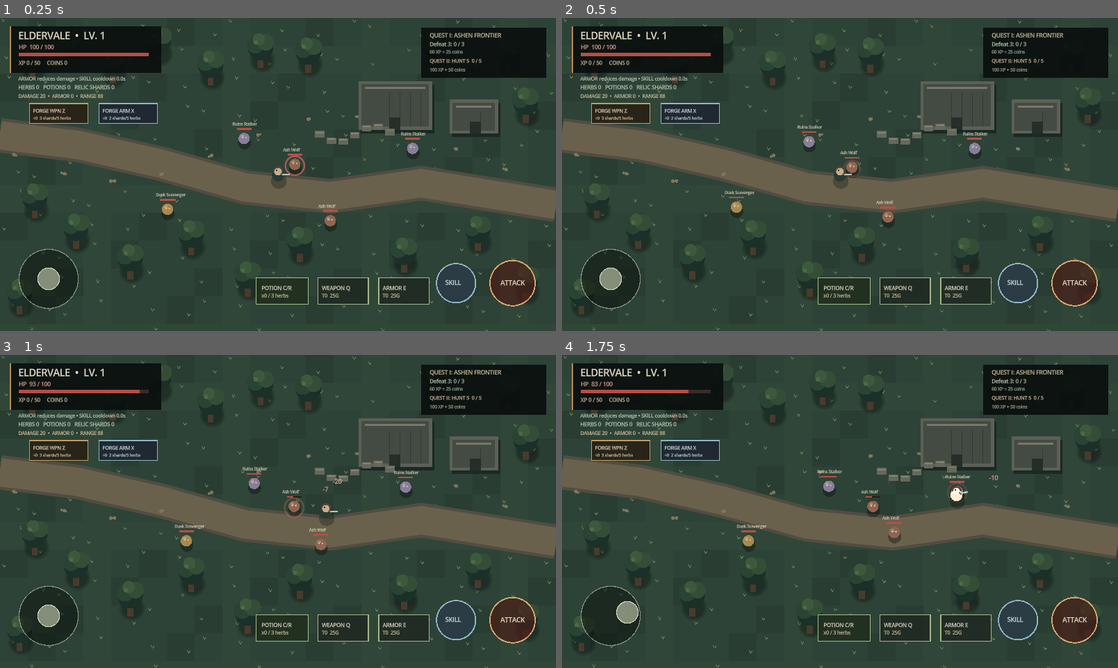
Above: before the commit, frames 1-4 (two rows, left to right).
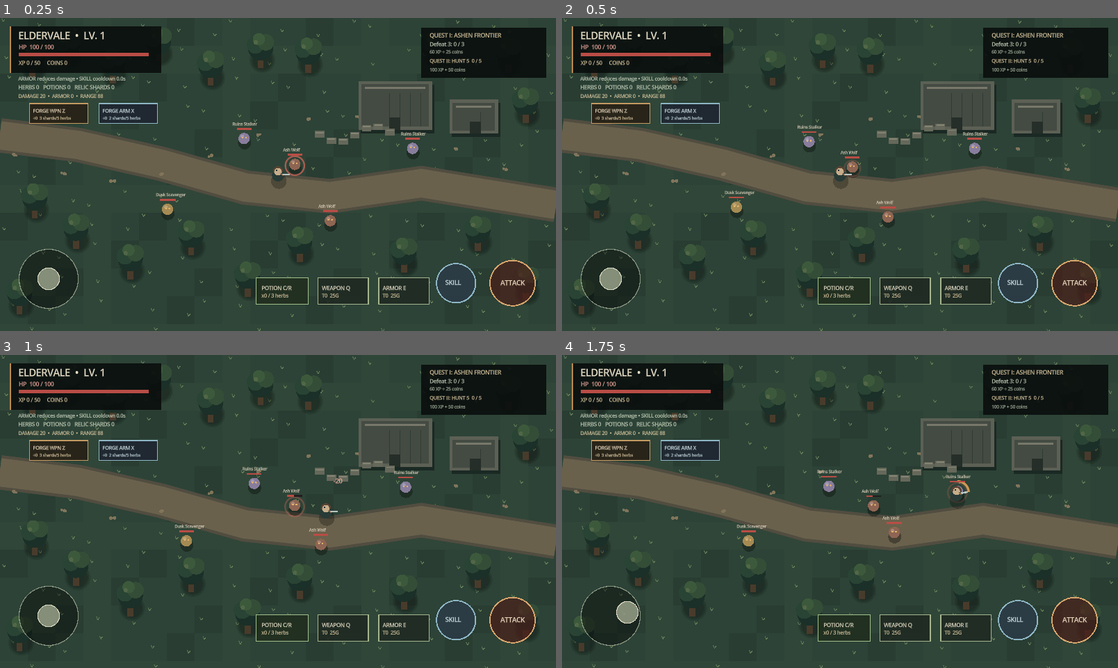
Above: after the commit, the same moments.

Repository: filesgloom-png/ELDERVALE
Game: Godot game, scene res://scenes/main.tscn
Same seed, same stepped clock (60 frames per second), same inputs: the game is played once before the commit and once after it.
Inputs (mouse positions are in pixels of both pictures, inside the frame that each line leads up to):
- Up to frame 1 (0.25 s): no input
- Up to frame 2 (0.5 s): no input
- Up to frame 3 (1 s): tap Enter (ui_accept) at 0.5, 0.77 s; move the mouse to (400, 495) at 0.52 s; hold Right (ui_right) from 0.53 s (still down); tap Q at 0.6 s; click (400, 495) at 0.67 s
- Up to frame 4 (1.75 s): release Right (ui_right) at 1.25 s; drag from (728, 527) to (812, 574) at 1.27 s

Frame 1 is identical in both runs. In frame 2, less than 0.1% of the frame differs, in the area x 50-54%, y 42-52%; in frame 3, 0.2%; in frame 4, 0.3%, in the area x 5-79%, y 8-52%.

Commit message:
feat: add enemy attack wind-up telegraphs

Diff:
--- a/scripts/main.gd
+++ b/scripts/main.gd
@@ -161,18 +161,30 @@
 		else:
 			mob.erase("hit_flash")
 		var to_player := player_position - mob_pos
-		if to_player.length() < 310.0 and to_player.length() > 30.0:
+		var local_attack_cooldown := maxf(float(mob.get("attack_cooldown", 0.0)) - delta, 0.0)
+		mob["attack_cooldown"] = local_attack_cooldown
+		var attack_windup := float(mob.get("attack_windup", 0.0))
+		if to_player.length() < 310.0 and to_player.length() > 34.0:
 			mob_pos += to_player.normalized() * float(mob["speed"]) * delta
 			mob["pos"] = mob_pos
-		elif to_player.length() <= 34.0 and mob_attack_cooldown <= 0.0:
-			var incoming_damage := maxi(1, int(mob["damage"]) - armor_tier * 2 - armor_enchant * 2)
-			player_hp -= incoming_damage
-			player_hit_flash = 0.22
-			_add_floating_message("-%d" % incoming_damage, player_position + Vector2(0, -35), Color("#f28f82"))
-			mob_attack_cooldown = 1.0
-			if player_hp <= 0:
-				player_hp = player_max_hp
-				player_position = WORLD_SIZE * 0.5
+			mob["attack_windup"] = 0.0
+		elif to_player.length() <= 34.0:
+			if attack_windup > 0.0:
+				attack_windup = maxf(attack_windup - delta, 0.0)
+				mob["attack_windup"] = attack_windup
+				if attack_windup <= 0.0:
+					var incoming_damage := maxi(1, int(mob["damage"]) - armor_tier * 2 - armor_enchant * 2)
+					player_hp -= incoming_damage
+					player_hit_flash = 0.22
+					_add_floating_message("-%d" % incoming_damage, player_position + Vector2(0, -35), Color("#f28f82"))
+					mob["attack_cooldown"] = 0.85
+					if player_hp <= 0:
+						player_hp = player_max_hp
+						player_position = WORLD_SIZE * 0.5
+			elif local_attack_cooldown <= 0.0:
+				mob["attack_windup"] = 0.42
+		else:
+			mob["attack_windup"] = 0.0
 		mob["pos"] = mob_pos
 
 func _try_attack() -> void:
@@ -538,6 +550,12 @@
 			var warning_color := Color("#e36b5d")
 			warning_color.a = 0.48 + 0.28 * sin(elapsed * 10.0)
 			draw_arc(mob_pos + Vector2(0, 3), 20.0 + 2.0 * sin(elapsed * 8.0), 0.0, TAU, 28, warning_color, 2.5, true)
+		var attack_windup := float(mob.get("attack_windup", 0.0))
+		if attack_windup > 0.0:
+			var windup_progress := 1.0 - clampf(attack_windup / 0.42, 0.0, 1.0)
+			var telegraph_color := Color("#ffb45c")
+			telegraph_color.a = 0.75 + 0.25 * sin(elapsed * 18.0)
+			draw_arc(mob_pos + Vector2(0, 3), 26.0, -PI * 0.5, -PI * 0.5 + TAU * windup_progress, 32, telegraph_color, 4.0, true)
 		draw_circle(mob_pos, 13.0, body_color)
 		draw_circle(mob_pos + Vector2(-4, -5), 4.0, body_color.lightened(0.22))
 		draw_circle(mob_pos + Vector2(-4, -2), 2.0, Color("#e3b36b"))
